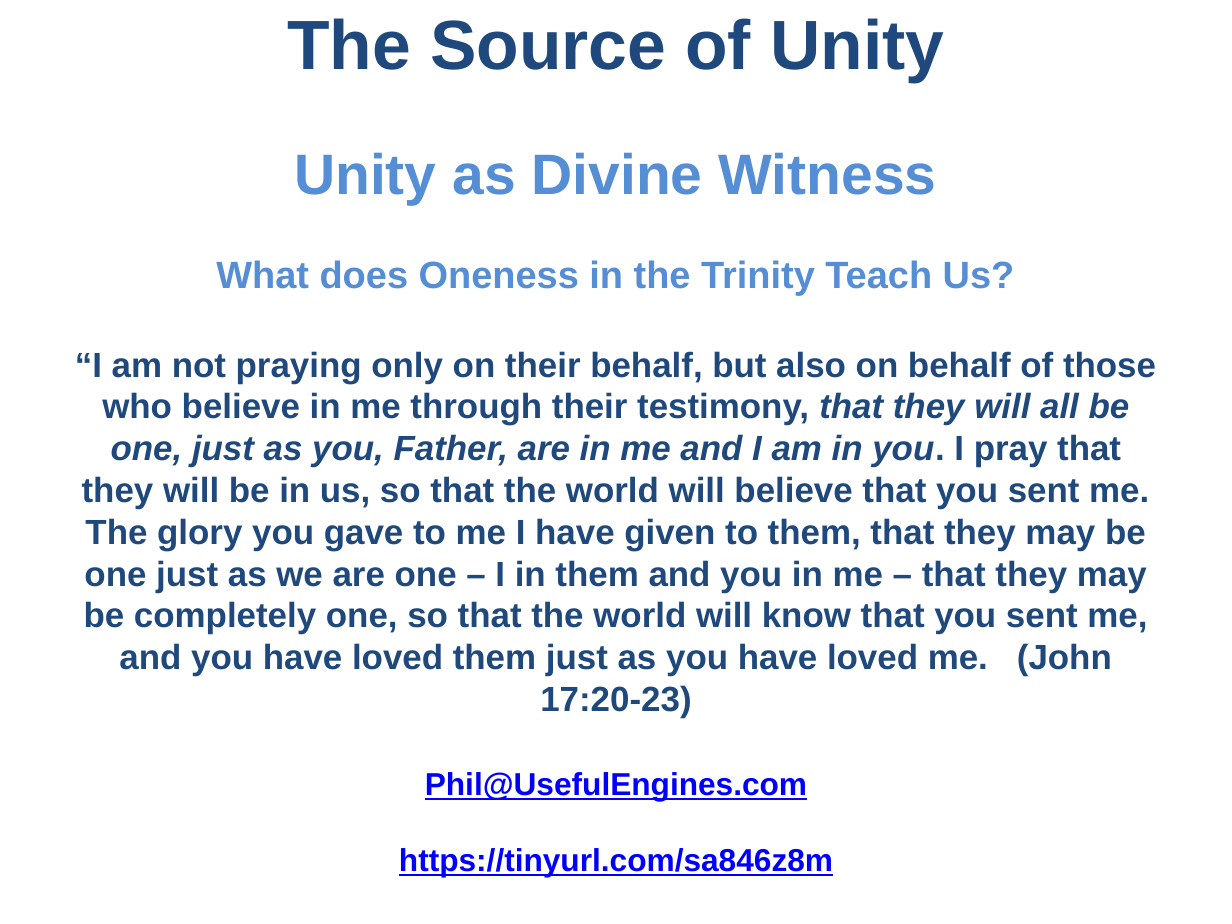
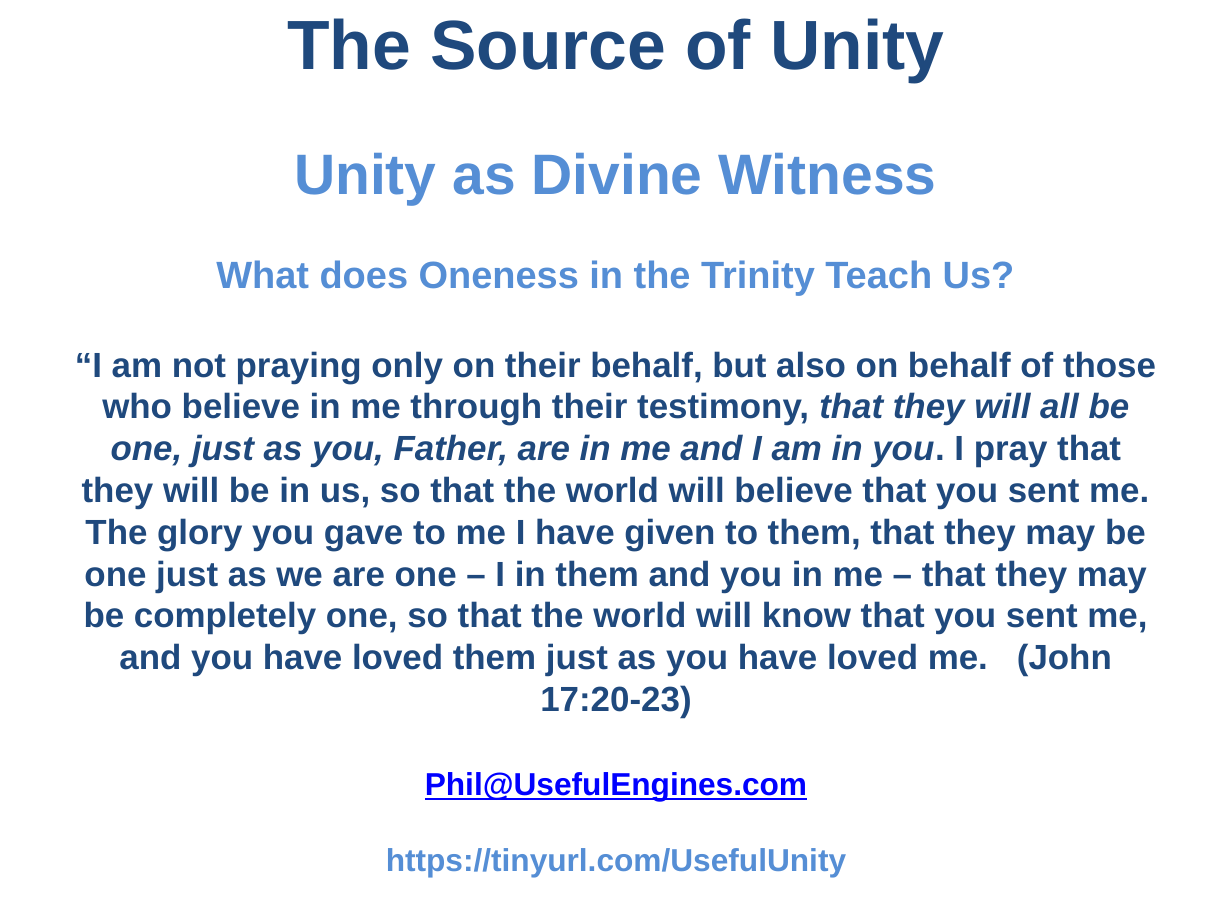
Before and after one commit to UsefulEngines/EvangelismPublic, a slide deck: slide 1 of 2025-Q3/Unity2/2025-07-13-Unity2-Final.pptx. Drawn at 1232x924 pixels with LibreOffice and Linux fonts; fonts in the diff are those of the drawing. Boxes give left, top, right and bottom in pixels: in the first picture for what was removed or moved away, otherwise in the second. Text is boxed around its words. In the diff, an @@ line names an element or a change of style, - is before the commit and + after.

```diff
--- a/2025-Q3/Unity2/2025-07-13-Unity2-Final.pptx
+++ b/2025-Q3/Unity2/2025-07-13-Unity2-Final.pptx
@@ text at <box>386,848,846,877</box>: text changed; text colour #0000FF to #558ED5 @@
-https://tinyurl.com/sa846z8m
+https://tinyurl.com/UsefulUnity
```
Also in this commit, not shown: 7 other files.
